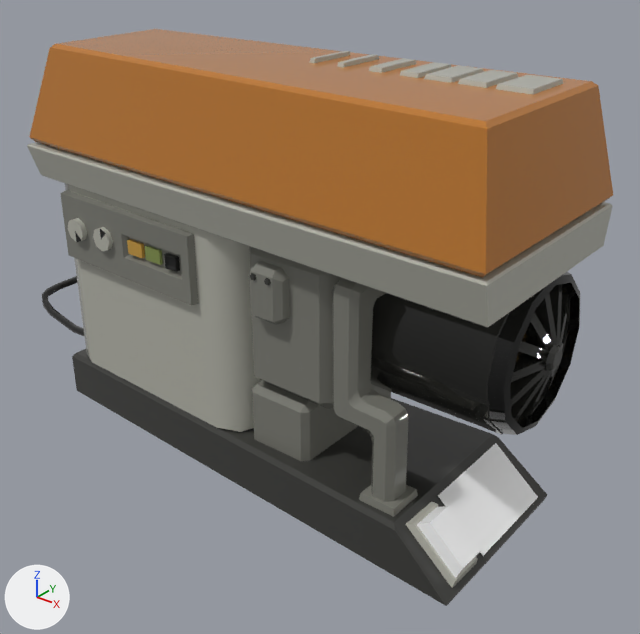
Renders of the FBX model Assets/Resources/Models/Generator.fbx from each side of a commit.
Camera for both pictures: a 50 mm lens placed at (0.0803, -0.0382, 0.0164), pointed at (0.0642, -0.018, 0.0039). Every picture has the same lights, and +X, +Y and +Z are marked at lower left. Where no turn or scale is listed for an object, it has been applied to the vertices.

Objects in the first picture: 'GeneratorMain', 'Generator_Button'.
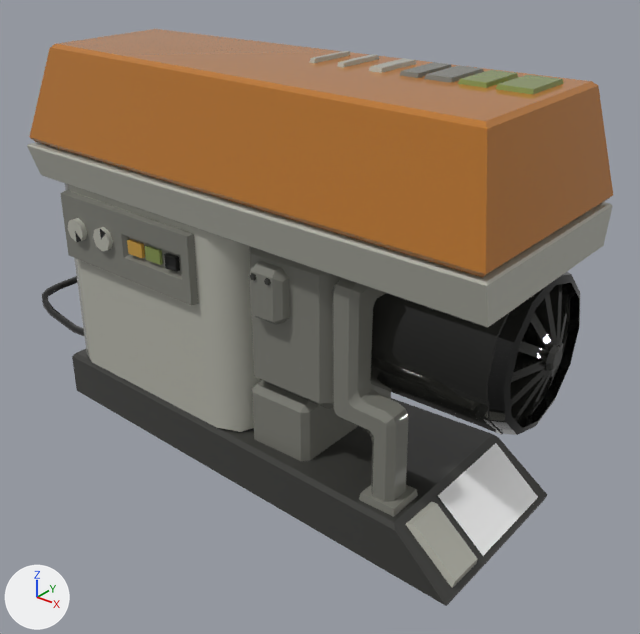
Location of each change, [x1, y1, x2, y2] in pixels of the pictures (640 x 634 px):
'Generator_Button', deleted: before [417, 506, 481, 578]
part 1 of me_mesh_001, surface changed: [400, 62, 564, 94] in both

Patch to the scene script:
```diff
--- a/Assets/Resources/Models/Generator.fbx.py
+++ b/Assets/Resources/Models/Generator.fbx.py
@@ me_mesh_001 @@
 me_mesh_001.from_pydata(...)  # 794 vertices, 706 faces; spans x -0.0182..0.0062, y -0.0029..0.0056, z 0.0001..0.0125
 # used by ob_generatormain; location = (0.06672, -0.0207, 0.0)
+# me_mesh_001 part 1: texture (UV) coordinates of 20 of 706 faces, centred in x 0.0016..0.005, y 0.0006..0.0022, z 0.0124..0.0125, changed; they spanned u 0.61..0.67, v 0.28..0.43 and now span u 0.87..0.98, v 0.06..0.54
 me_mesh_001.materials.append(mat_solenoidengine)
@@ ob_generator_button @@
-ob_generator_button = bpy.data.objects.new('Generator_Button', me_mesh)
-ob_generator_button.location = (0.07172, -0.02215, 0.00143)
```
